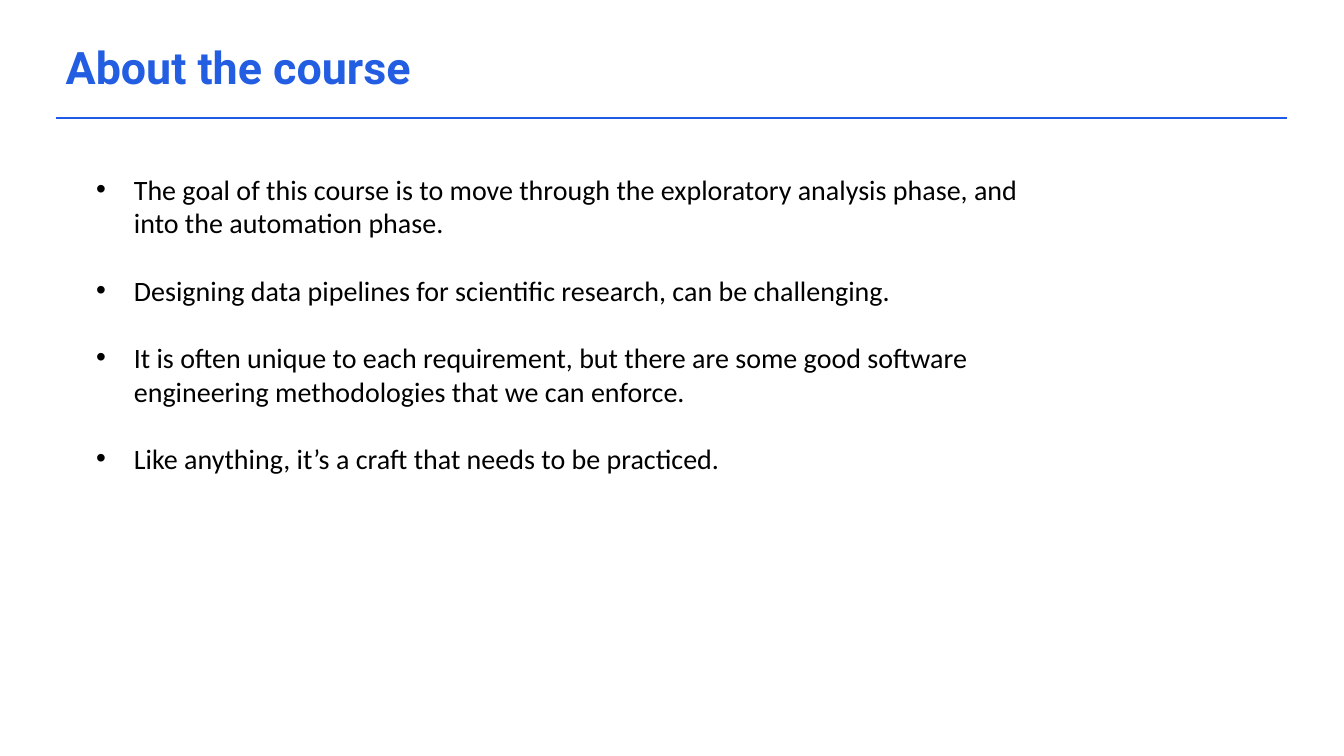
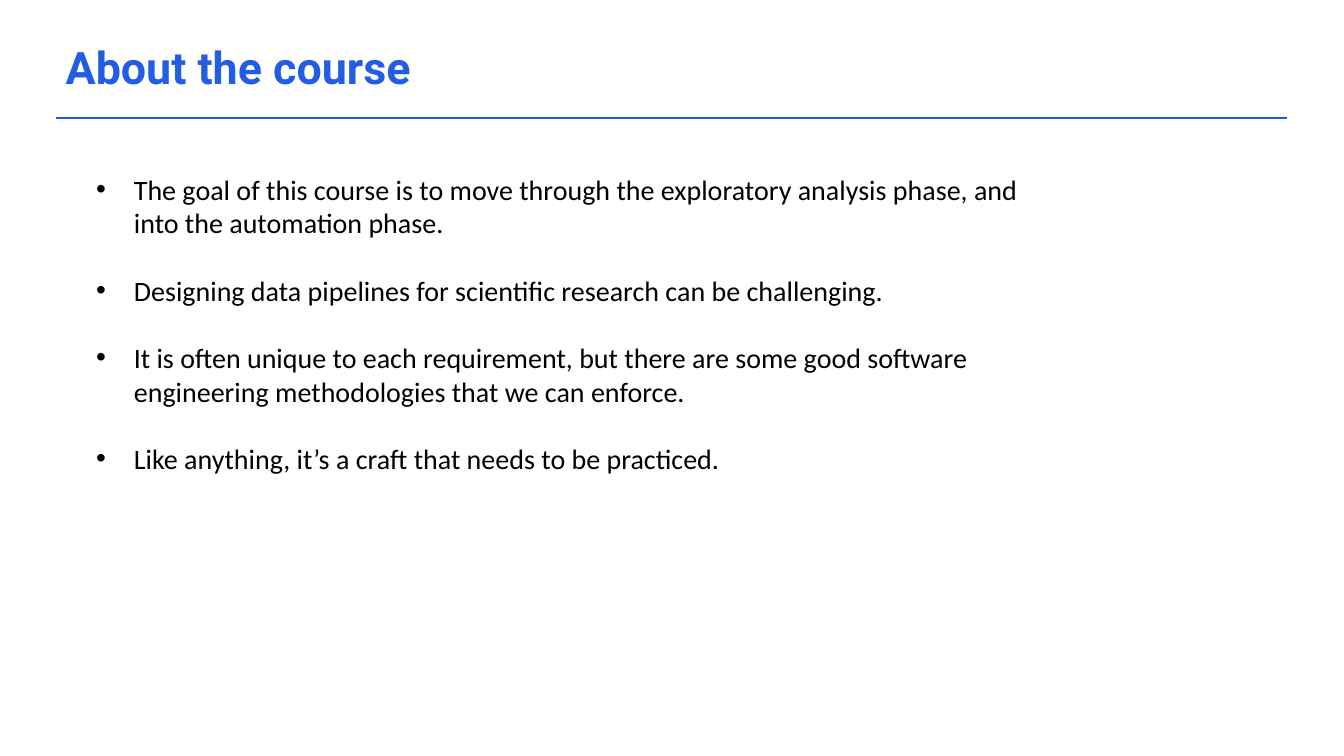
Before and after one commit to acceleratescience/data-school-Autumn23, a slide deck: slide 3 of Lecture notes/1_Introduction.pptx. Drawn at 1344x756 pixels with LibreOffice and Linux fonts; fonts in the diff are those of the drawing; background and template pictures are left out. Boxes give left, top, right and bottom in pixels: in the first picture for what was removed or moved away, otherwise in the second. Text is boxed around its words. In the diff, an @@ line names an element or a change of style, - is before the commit and + after.

```diff
--- a/Lecture notes/1_Introduction.pptx
+++ b/Lecture notes/1_Introduction.pptx
@@ text at bbox=[134, 281, 883, 306]: text changed @@
-• Designing data pipelines for scientific research, can be challenging.
+• Designing data pipelines for scientific research can be challenging.
```
Also in this commit, not shown: 1 other slide changed, 5 slides removed, 5 other files.
